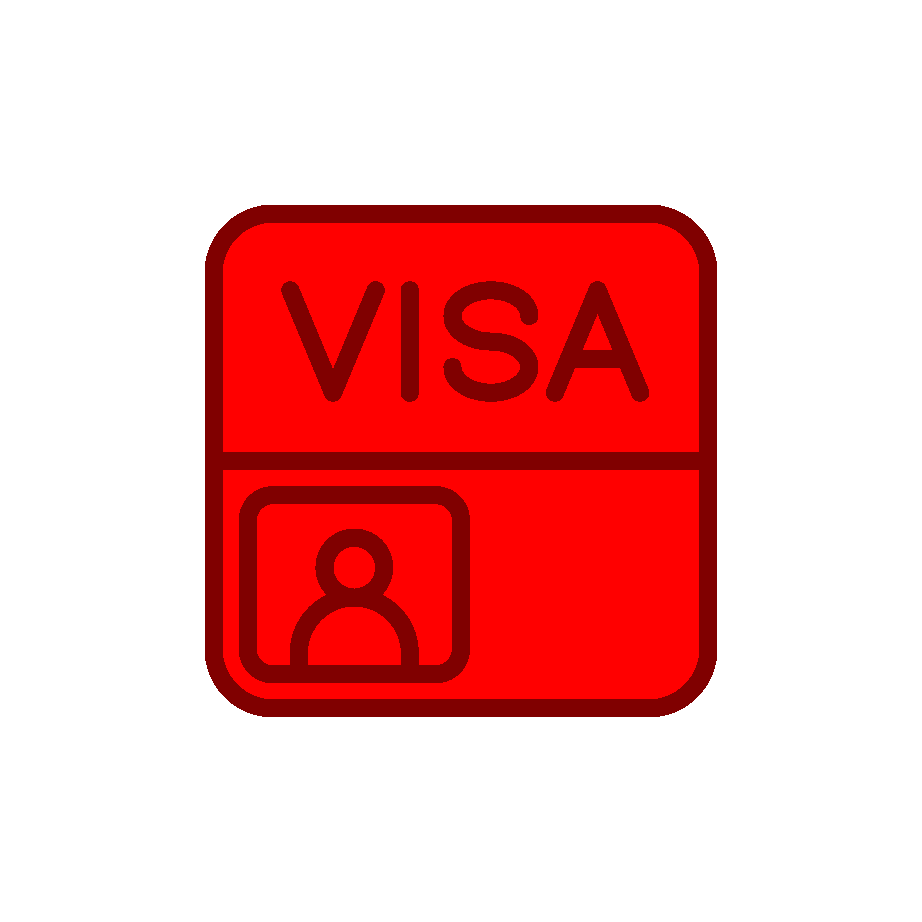
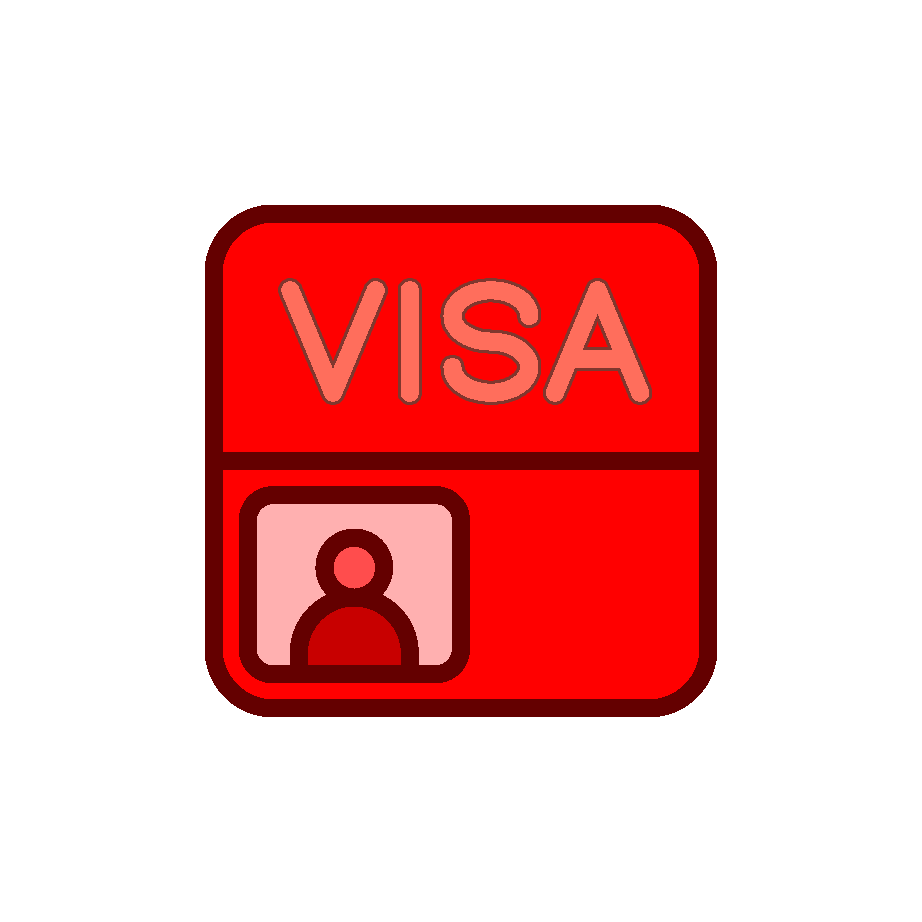
Comparing the layer stacks of the two 922 × 922 images. Changes:
added layer "Final Image copy 2" above "Final Image copy" over (x1=205, y1=205, x2=717, y2=717)
hid "Color Fill 2 copy" over (x1=205, y1=205, x2=717, y2=717)
hid group "Group 1" (4 layers) over (x1=205, y1=205, x2=717, y2=717)
hid "Layer 1" over (x1=205, y1=205, x2=717, y2=717)
